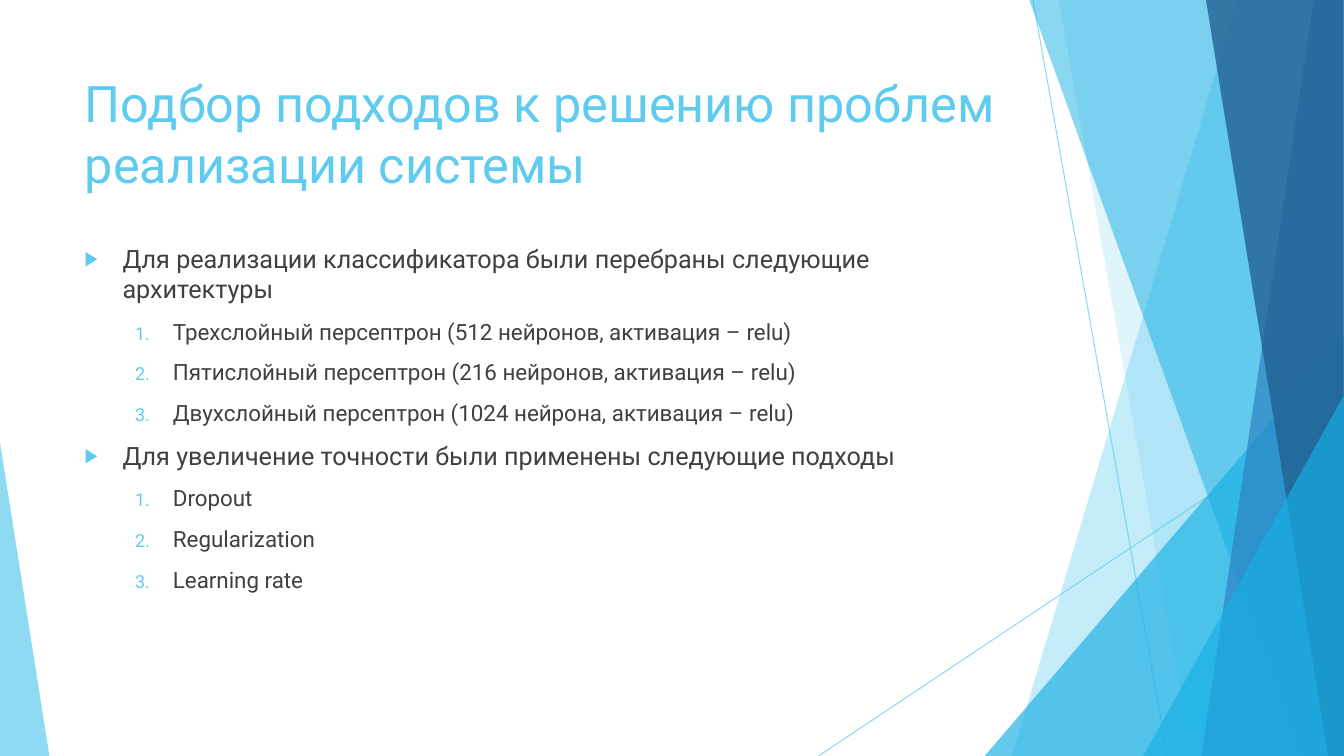
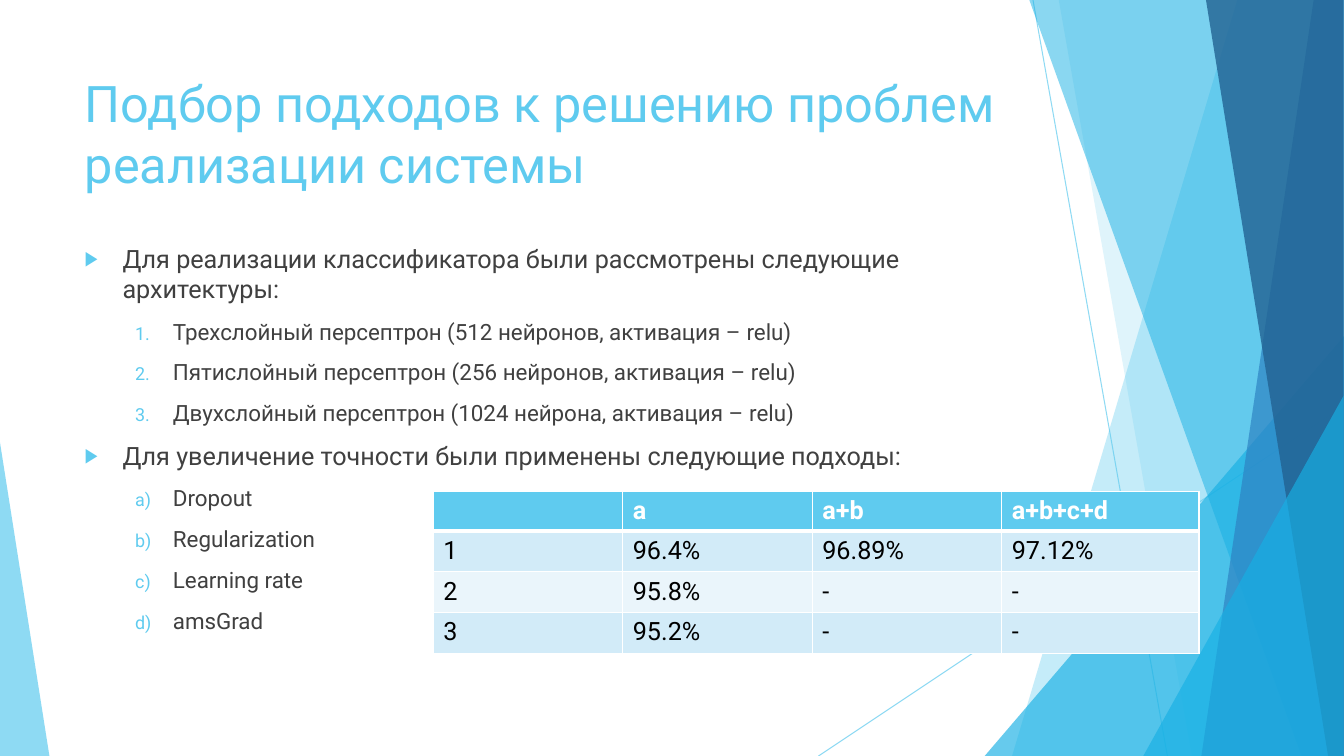
Before and after one commit to greyhuman/FaceReco, a slide deck: slide 12 of docs/external/Итоговая презентация.pptx (slide 20 before the commit). Drawn at 1344x756 pixels with LibreOffice and Linux fonts; fonts in the diff are those of the drawing. Boxes give left, top, right and bottom in pixels: in the first picture for what was removed or moved away, otherwise in the second. Text is boxed around its words. In the diff, an @@ line names an element or a change of style, - is before the commit and + after.

```diff
--- a/docs/external/Итоговая презентация.pptx
+++ b/docs/external/Итоговая презентация.pptx
@@ text at (x1=123, y1=249, x2=899, y2=304): text changed @@
-▶ Для реализации классификатора были перебраны следующие архитектуры
+▶ Для реализации классификатора были рассмотрены следующие архитектуры:
@@ text at (x1=173, y1=362, x2=796, y2=385): text changed @@
-  2. Пятислойный персептрон (216 нейронов, активация – relu)
+  2. Пятислойный персептрон (256 нейронов, активация – relu)
@@ text at (x1=123, y1=446, x2=901, y2=471): text changed @@
-▶ Для увеличение точности были применены следующие подходы
+▶ Для увеличение точности были применены следующие подходы:
@@ table added at (x1=434, y1=491, x2=1200, y2=654), 4 rows, 4 columns @@
+ | a | a+b | a+b+c+d
+1 | 96.4% | 96.89% | 97.12%
+2 | 95.8% | - | -
+3 | 95.2% | - | -
@@ text at (x1=173, y1=612, x2=263, y2=629): paragraph added @@
+  d) amsGrad
```
Also in this commit, not shown: 8 other slides changed, 5 slides added, 1 slide removed.
